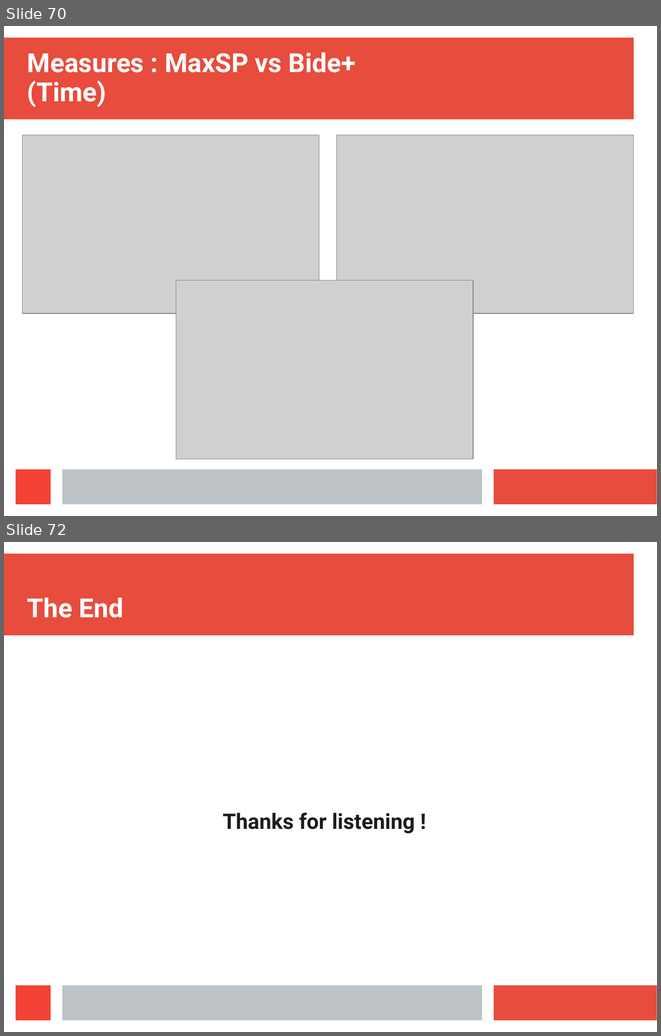
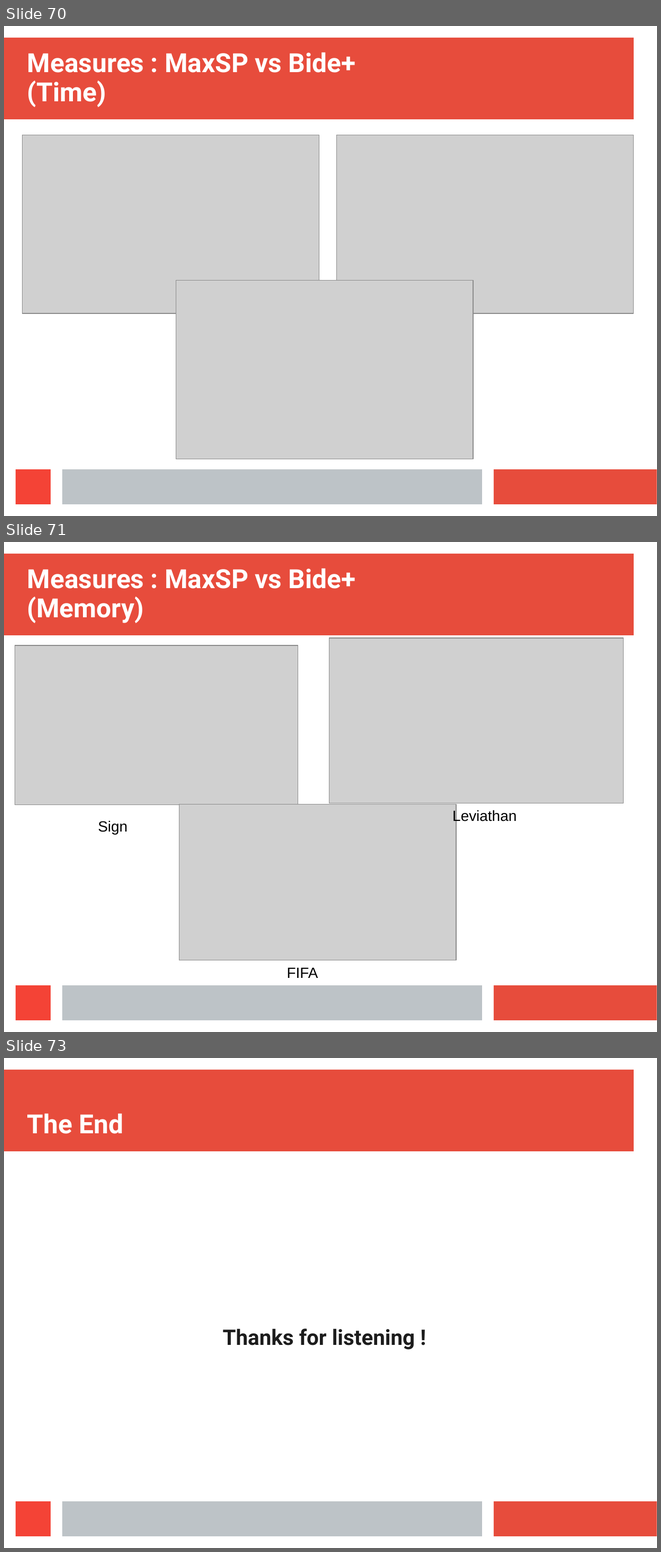
Before and after one commit to Symeon94/iaseminar, a slide deck: presentation/Presentation.ppt. Shown one above the other, each under a label of ours: slides 70 and 72 before the commit, slides 70, 71 and 73 after it; the slides between them are not shown. The pictures are 661x1036 and 661x1552 pixels, drawn with LibreOffice and Linux fonts; fonts in the diff are those of the drawing; grey boxes stand for pictures. Boxes give left, top, right and bottom in pixels: in the first picture for what was removed or moved away, otherwise in the second. Text is boxed around its words. In the diff, an @@ line names an element or a change of style, - is before the commit and + after.

```diff
--- a/presentation/Presentation.ppt
+++ b/presentation/Presentation.ppt
@@ slide 71 added at (4,542,657,1032), background #FFFFFF; not listed: 4 template elements that a slide beside it also shows @@
@@ title added at (27,568,356,623), 32 pt, text #FFFFFF, bold @@
+Measures : MaxSP vs Bide+
+(Memory)
@@ picture added at (15,645,298,804) @@
@@ picture added at (329,638,623,803) @@
@@ picture added at (179,804,456,960) @@
@@ text added at (452,809,517,823), 18 pt, text #000000 @@
+Leviathan
@@ text added at (98,820,127,834), 18 pt, text #000000 @@
+Sign
@@ text added at (287,967,318,978), 18 pt, text #000000 @@
+FIFA
@@ what was slide 72 is now slide 73 @@
```
Also in this commit, not shown: 5 slides changed, 25 other files.
